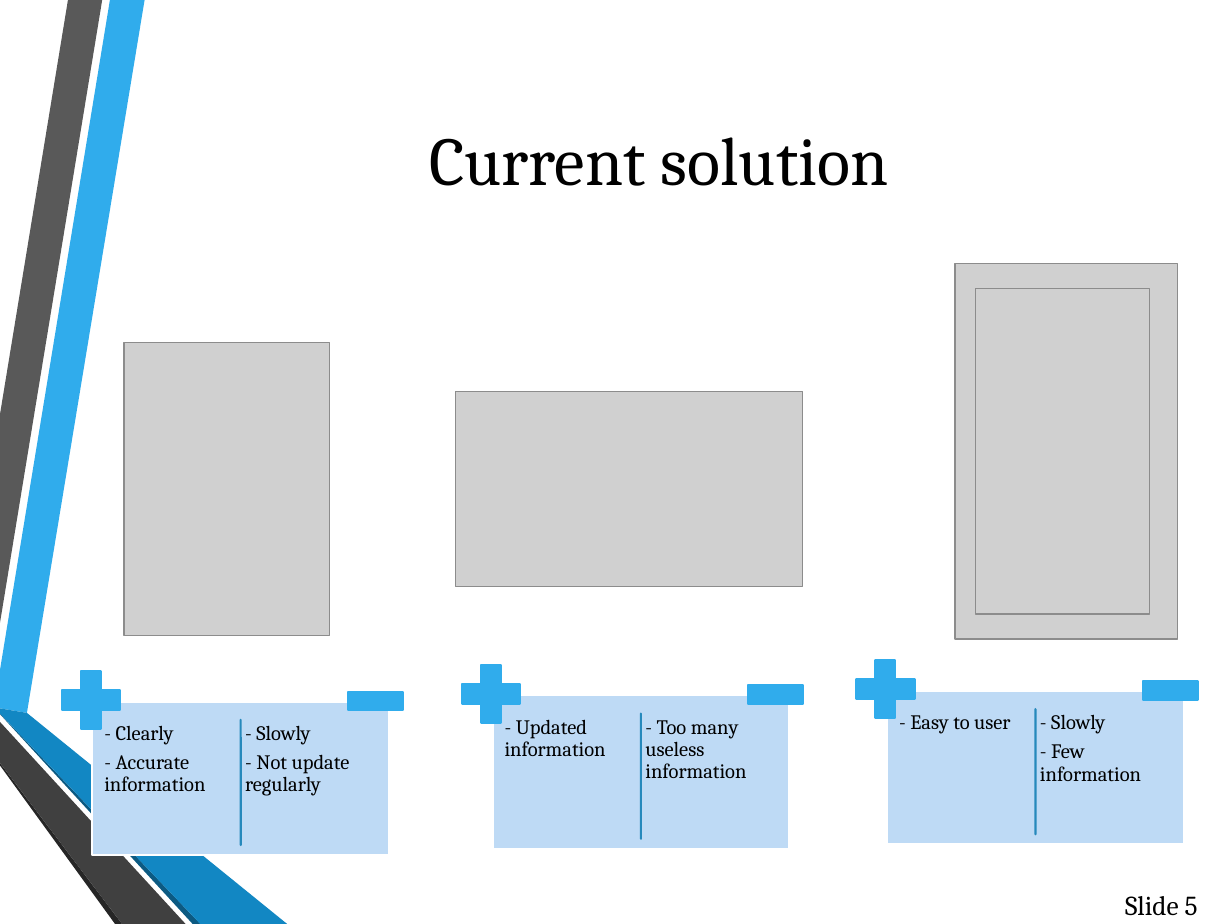
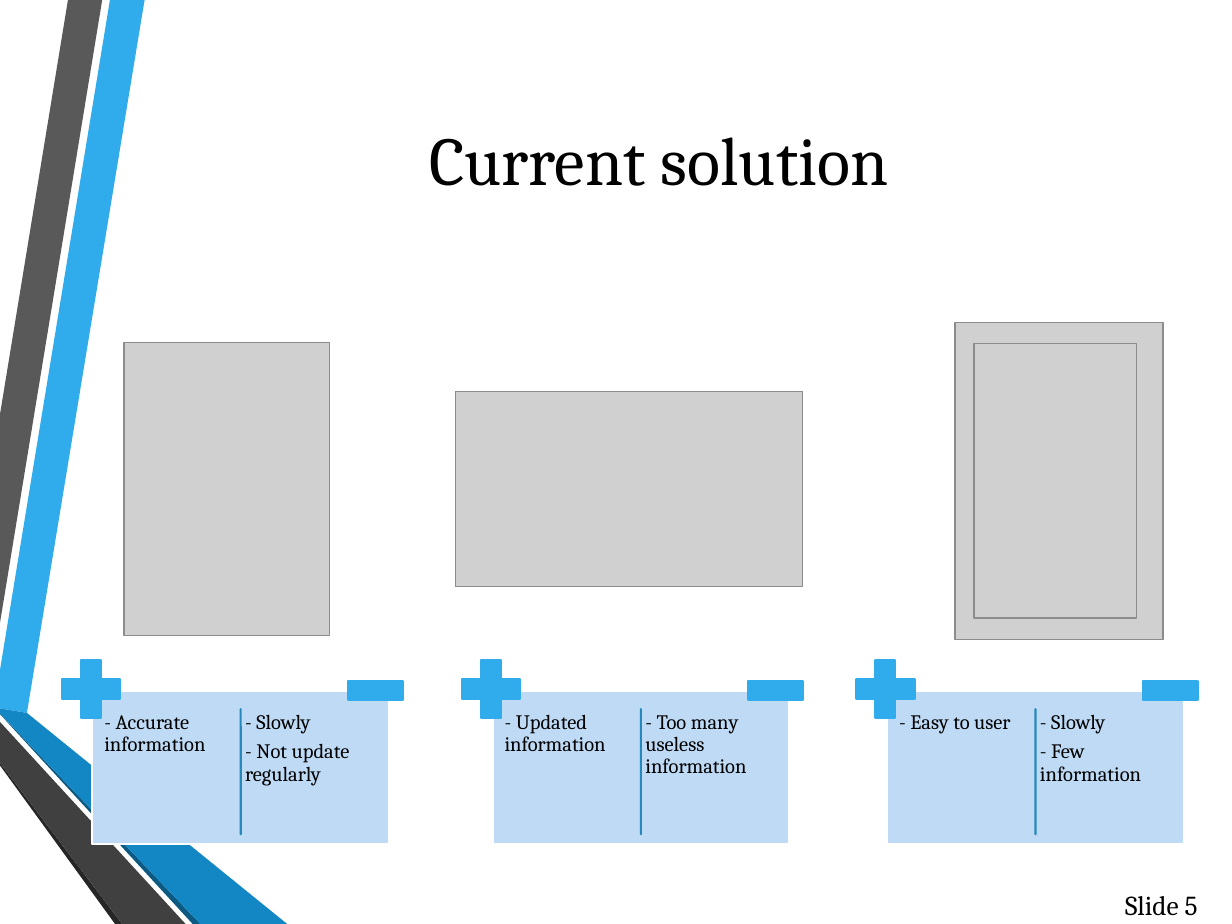
Before and after one commit to maitan10000/traffic-sign-detection-and-recognition, a slide deck: slide 5 of Other/Tmp/Main Slide.pptx. Drawn at 1232x924 pixels with LibreOffice and Linux fonts; fonts in the diff are those of the drawing; grey boxes stand for pictures; background and template pictures are left out. Boxes give left, top, right and bottom in pixels: in the first picture for what was removed or moved away, otherwise in the second. Text is boxed around its words. In the diff, an @@ line names an element or a change of style, - is before the commit and + after.

Commit message:
Update slide

```diff
--- a/Other/Tmp/Main Slide.pptx
+++ b/Other/Tmp/Main Slide.pptx
@@ picture: place and size @@
-picture at [955, 264, 1178, 639]
+picture at [955, 323, 1163, 639]
@@ picture: place and size @@
-picture at [976, 288, 1149, 614]
+picture at [975, 344, 1137, 618]
@@ 2 texts, 2 rectangles, 1 plus, 1 line: place and size @@
-2 texts, 2 rectangles, 1 plus, 1 line at [62, 671, 403, 854]
+2 texts, 2 rectangles, 1 plus, 1 line at [62, 660, 403, 844]
@@ 2 texts, 2 rectangles, 1 plus, 1 line: place and size @@
-2 texts, 2 rectangles, 1 plus, 1 line at [462, 664, 802, 848]
+2 texts, 2 rectangles, 1 plus, 1 line at [462, 660, 802, 844]
@@ text at [116, 725, 174, 745]: paragraph removed @@
-- Clearly
```
Also in this commit, not shown: 4 other slides changed, 2 slides added, 2 other files.
